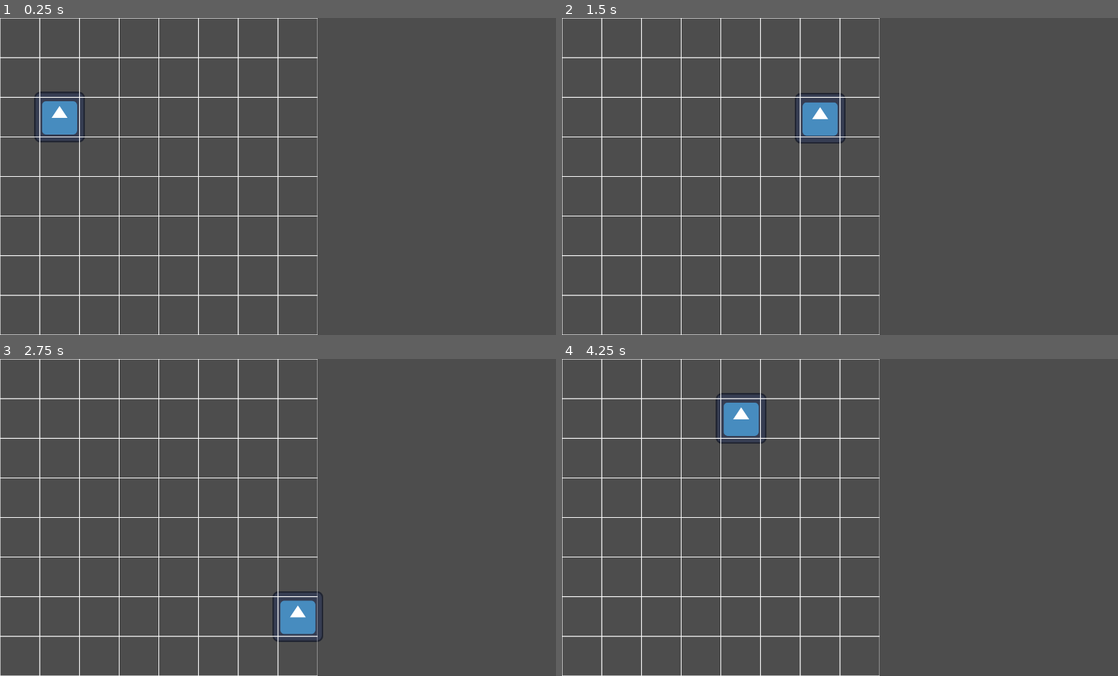
Above: before the commit, frames 1-4 (two rows, left to right).
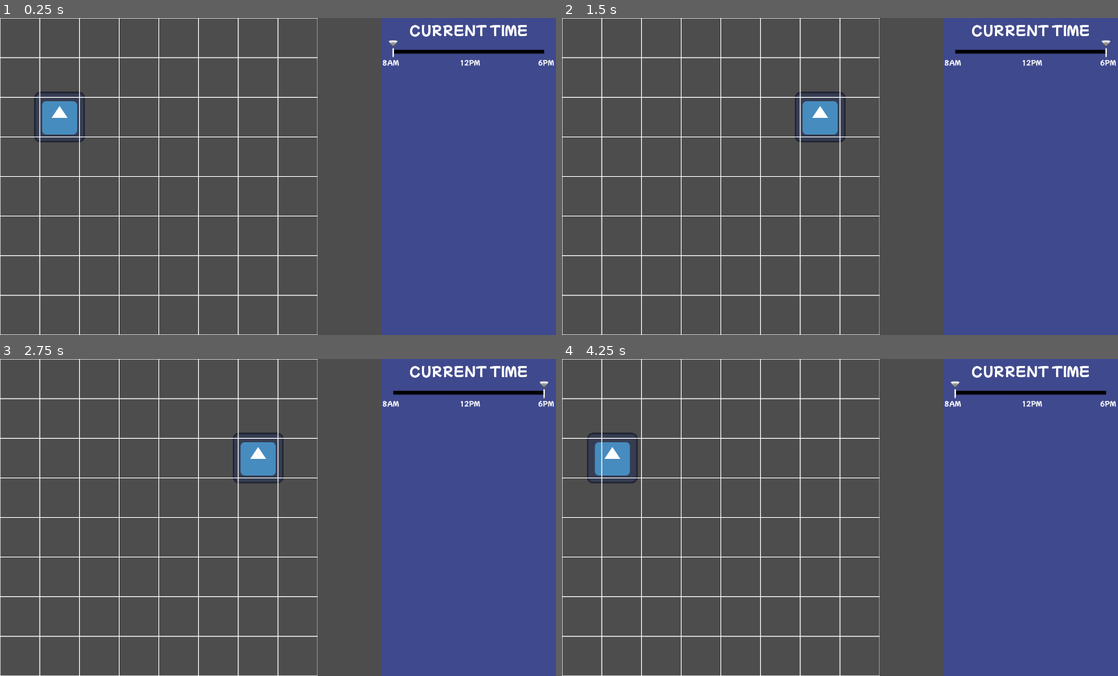
Above: after the commit, the same moments.

Repository: Kuma-Boo/melon-jam-2025
Game: Godot game, scene res://scene/level1.tscn
Same seed, same stepped clock (60 frames per second), same inputs: the game is played once before the commit and once after it. The project has no main scene, so this scene is started directly. The engine's default icon, where the game draws it, is replaced by a stand-in: a white triangle on a blue panel in a dark square.
Inputs:
- Up to frame 1 (0.25 s): no input
- Up to frame 2 (1.5 s): tap Enter at 0.5 s; hold D (move_right) 0.53-1.28 s; hold S (move_down) from 1.28 s (still down)
- Up to frame 3 (2.75 s): release S (move_down) at 2.03 s; hold D (move_right) from 2.03 s (still down)
- Up to frame 4 (4.25 s): tap R (restart, bound only after the commit) at 2.75, 4.15 s; release D (move_right) at 2.78 s; hold W (move_up) 2.78-3.53 s; hold A (move_left) from 3.53 s (still down)

The runs differ from the first frame. In frame 1, 31% of the frame differs, in the area x 68-100%, y 0-100%; in frame 2, 32%; in frame 3, 33%, in the area x 41-100%, y 0-100%; in frame 4, 33%.

Commit message:
Implement Time

Diff:
--- a/project.godot
+++ b/project.godot
@@ -49,3 +49,8 @@
 , Object(InputEventKey,"resource_local_to_scene":false,"resource_name":"","device":-1,"window_id":0,"alt_pressed":false …(186 unchanged characters)…
 ]
 }
+restart={
+"deadzone": 0.2,
+"events": [Object(InputEventKey,"resource_local_to_scene":false,"resource_name":"","device":-1,"window_id":0,"alt_pressed":false,"shift_pressed":false,"ctrl_pressed":false,"meta_pressed":false,"pressed":false,"keycode":0,"physical_keycode":82,"key_label":0,"unicode":114,"location":0,"echo":false,"script":null)
+]
+}
--- a/scene/level1.tscn
+++ b/scene/level1.tscn
@@ -1,36 +1,115 @@
 [gd_scene load_steps=6 format=3 uid="uid://c7btxoq4g1eob"]
 
-[ext_resource type="Texture2D" uid="uid://qxb874nt8vtt" path="res://icon.svg" id="1_446fn"]
-[ext_resource type="Script" uid="uid://jw56ownw0k8p" path="res://scripts/player.gd" id="1_fwul8"]
 [ext_resource type="Texture2D" uid="uid://dbinu25iwao84" path="res://img/grid.png" id="2_fwul8"]
-[ext_resource type="Script" uid="uid://bbnj6lv7iyi4x" path="res://scripts/grid manager.gd" id="4_0a4uc"]
+[ext_resource type="FontFile" uid="uid://dryre1ic4larg" path="res://MochiyPopOne-Regular.ttf" id="3_nk78g"]
+[ext_resource type="Script" uid="uid://bbnj6lv7iyi4x" path="res://scripts/game manager.gd" id="4_0a4uc"]
+[ext_resource type="Texture2D" uid="uid://blj4xa86m6quy" path="res://img/current time.png" id="4_ebr37"]
+[ext_resource type="PackedScene" uid="uid://dsfgv8eyv7r05" path="res://scene/player.tscn" id="5_ebr37"]
 
-[sub_resource type="Curve" id="Curve_fwul8"]
-_limits = [0.0, 1.0, 0.0, 0.4]
-_data = [Vector2(0, 0), 0.0, 0.0, 0, 0, Vector2(0.4, 1), 0.0, 0.0, 0, 0]
-point_count = 2
+[node name="World" type="Node"]
 
-[node name="World" type="Node2D"]
-
-[node name="GridManager" type="Node2D" parent="." node_paths=PackedStringArray("grid_rect")]
+[node name="GameManager" type="Control" parent="." node_paths=PackedStringArray("grid_rect", "time_interface_head")]
 z_index = 100
+layout_mode = 3
+anchors_preset = 15
+anchor_right = 1.0
+anchor_bottom = 1.0
+grow_horizontal = 2
+grow_vertical = 2
 script = ExtResource("4_0a4uc")
 grid_size = Vector2i(8, 8)
-grid_rect = NodePath("TextureRect")
+grid_rect = NodePath("Grid")
+level_start_time = 5
+time_interface_head = NodePath("HUD/Time/Time/HeadPosition/Head")
 
-[node name="TextureRect" type="TextureRect" parent="GridManager"]
+[node name="Grid" type="TextureRect" parent="GameManager"]
+layout_mode = 0
 offset_right = 800.0
 offset_bottom = 800.0
 texture = ExtResource("2_fwul8")
 stretch_mode = 1
 
-[node name="Player" type="Node2D" parent="."]
+[node name="HUD" type="ColorRect" parent="GameManager"]
+layout_mode = 1
+anchors_preset = 11
+anchor_left = 1.0
+anchor_right = 1.0
+anchor_bottom = 1.0
+offset_left = -440.0
+grow_horizontal = 0
+grow_vertical = 2
+color = Color(0.24705882, 0.28627452, 0.5529412, 1)
+
+[node name="Time" type="Control" parent="GameManager/HUD"]
+anchors_preset = 0
+offset_right = 440.0
+offset_bottom = 130.0
+
+[node name="TimeLabel" type="Label" parent="GameManager/HUD/Time"]
+layout_mode = 0
+offset_right = 440.0
+offset_bottom = 60.0
+theme_override_fonts/font = ExtResource("3_nk78g")
+theme_override_font_sizes/font_size = 32
+text = "CURRENT TIME"
+horizontal_alignment = 1
+vertical_alignment = 1
+
+[node name="8AM" type="Label" parent="GameManager/HUD/Time"]
+layout_mode = 0
+offset_top = 100.0
+offset_right = 48.0
+offset_bottom = 124.0
+theme_override_fonts/font = ExtResource("3_nk78g")
+theme_override_font_sizes/font_size = 16
+text = "8AM"
+horizontal_alignment = 1
+vertical_alignment = 1
+
+[node name="6PM" type="Label" parent="GameManager/HUD/Time"]
+layout_mode = 0
+offset_left = 392.0
+offset_top = 100.0
+offset_right = 440.0
+offset_bottom = 124.0
+theme_override_fonts/font = ExtResource("3_nk78g")
+theme_override_font_sizes/font_size = 16
+text = "6PM"
+horizontal_alignment = 1
+vertical_alignment = 1
+
+[node name="12PM" type="Label" parent="GameManager/HUD/Time"]
+layout_mode = 0
+offset_left = 192.0
+offset_top = 100.0
+offset_right = 256.0
+offset_bottom = 124.0
+theme_override_fonts/font = ExtResource("3_nk78g")
+theme_override_font_sizes/font_size = 16
+text = "12PM"
+horizontal_alignment = 1
+vertical_alignment = 1
+
+[node name="Time" type="ColorRect" parent="GameManager/HUD/Time"]
+layout_mode = 0
+offset_left = 30.0
+offset_top = 80.0
+offset_right = 410.0
+offset_bottom = 90.0
+color = Color(0, 0, 0, 1)
+
+[node name="HeadPosition" type="Control" parent="GameManager/HUD/Time/Time"]
+anchors_preset = 0
+offset_right = 380.0
+offset_bottom = 10.0
+
+[node name="Head" type="Sprite2D" parent="GameManager/HUD/Time/Time/HeadPosition"]
+position = Vector2(0, -2)
+scale = Vector2(0.5, 0.5)
+texture = ExtResource("4_ebr37")
+
+[node name="Player" parent="." instance=ExtResource("5_ebr37")]
 position = Vector2(152, 248)
-script = ExtResource("1_fwul8")
-movement_curve = SubResource("Curve_fwul8")
-
-[node name="Icon" type="Sprite2D" parent="Player"]
-texture = ExtResource("1_446fn")
 
 [node name="Camera" type="Camera2D" parent="."]
 anchor_mode = 0
--- /dev/null
+++ b/scene/player.tscn
@@ -0,0 +1,16 @@
+[gd_scene load_steps=4 format=3 uid="uid://dsfgv8eyv7r05"]
+
+[ext_resource type="Script" uid="uid://jw56ownw0k8p" path="res://scripts/player.gd" id="1_hjaqi"]
+[ext_resource type="Texture2D" uid="uid://qxb874nt8vtt" path="res://icon.svg" id="2_fvtld"]
+
+[sub_resource type="Curve" id="Curve_fwul8"]
+_limits = [0.0, 1.0, 0.0, 0.4]
+_data = [Vector2(0, 0), 0.0, 0.0, 0, 0, Vector2(0.4, 1), 0.0, 0.0, 0, 0]
+point_count = 2
+
+[node name="Player" type="Node2D"]
+script = ExtResource("1_hjaqi")
+movement_curve = SubResource("Curve_fwul8")
+
+[node name="Icon" type="Sprite2D" parent="."]
+texture = ExtResource("2_fvtld")
--- /dev/null
+++ b/scripts/game manager.gd
@@ -0,0 +1,40 @@
+@tool
+extends Control
+class_name GameManager
+
+static var instance : GameManager
+
+const TILE_SIZE = 100
+const TILE_OFFSET = Vector2.ONE * TILE_SIZE * 0.5
+
+@export_tool_button("Generate Grid")
+var generate = setup_grid
+@export var grid_size : Vector2i
+@export var grid_rect : TextureRect
+
+func _ready() -> void:
+	if !Engine.is_editor_hint():
+		instance = self
+
+	time_left = level_start_time
+
+func setup_grid() -> void:
+	if grid_rect != null:
+		grid_rect.size = TILE_SIZE * (grid_size as Vector2)
+
+func clamp_position(pos : Vector2) -> Vector2:
+	pos.x = clamp(pos.x, 0, grid_size.x - 1)
+	pos.y = clamp(pos.y, 0, grid_size.y - 1)
+	pos = pos.round()
+	return pos
+
+@export var level_start_time : int
+@export var time_interface_head : Sprite2D
+var time_left : int
+const max_head_position = 380;
+
+func update_time() -> bool:
+	time_left -= 1
+	var target_head_position = lerp(max_head_position, 0, time_left / (level_start_time as float));
+	time_interface_head.position = Vector2(target_head_position, time_interface_head.position.y)
+	return time_left == 0
--- a/scripts/grid manager.gd
+++ /dev/null
@@ -1,32 +0,0 @@
-@tool
-extends Node2D
-class_name GridManager
-
-static var instance : GridManager
-
-const TILE_SIZE = 100
-const TILE_OFFSET = Vector2.ONE * TILE_SIZE * 0.5
-
-@export_tool_button("Generate Grid")
-var generate = setup_grid
-@export var grid_size : Vector2i
-@export var grid_rect : TextureRect
-
-func _ready() -> void:
-	if Engine.is_editor_hint():
-		return
-
-	instance = self
-
-
-func setup_grid() -> void:
-	if grid_rect == null:
-		return
-
-	grid_rect.size = TILE_SIZE * (grid_size as Vector2)
-
-func clamp_position(pos : Vector2) -> Vector2:
-	pos.x = clamp(pos.x, 0, grid_size.x - 1)
-	pos.y = clamp(pos.y, 0, grid_size.y - 1)
-	pos = pos.round()
-	return pos
--- a/scripts/player.gd
+++ b/scripts/player.gd
@@ -8,25 +8,30 @@
 var state : STATE
 enum STATE {
 	IDLE,
-	MOVING
+	MOVING,
+	TIMEOVER
 }
 
 func _ready():
 	current_position = get_starting_position()
 	target_position = current_position
-	position = current_position * GridManager.TILE_SIZE + GridManager.TILE_OFFSET
+	position = current_position * GameManager.TILE_SIZE + GameManager.TILE_OFFSET
 
 func get_starting_position() -> Vector2:
-	var pos : Vector2 = (position - GridManager.TILE_OFFSET)
-	pos /= GridManager.TILE_SIZE as float
+	var pos : Vector2 = (position - GameManager.TILE_OFFSET)
+	pos /= GameManager.TILE_SIZE as float
 	pos = round(pos)
 	return pos
 
 func _process(delta: float) -> void:
 	if state == STATE.IDLE:
 		check_movement_inputs()
-	else:
+	elif state == STATE.MOVING:
 		process_movement(delta)
+
+	if Input.is_action_just_pressed("restart"):
+		get_tree().reload_current_scene()
+		return
 
 func check_movement_inputs() -> void:
 	var horizontal_input : float = Input.get_axis("move_left", "move_right");
@@ -39,21 +44,24 @@
 	else:
 		target_position += Vector2.DOWN * sign(vertical_input)
 
-	target_position = GridManager.instance.clamp_position(target_position)
+	target_position = GameManager.instance.clamp_position(target_position)
 	if current_position.is_equal_approx(target_position): # Invalid movement
 		return
 
+	movement_timer = 0;
 	state = STATE.MOVING
-	movement_timer = 0;
 
 func process_movement(delta : float) -> void:
 	movement_timer += delta
 	var position_interpolation_value : float = movement_timer / movement_curve.max_domain
 	position_interpolation_value = movement_curve.sample(position_interpolation_value)
-	var lerped_position = lerp(current_position, target_position, position_interpolation_value) * GridManager.TILE_SIZE
-	lerped_position += GridManager.TILE_OFFSET
+	var lerped_position = lerp(current_position, target_position, position_interpolation_value) * GameManager.TILE_SIZE
+	lerped_position += GameManager.TILE_OFFSET
 	position = lerped_position
 
 	if is_equal_approx(position_interpolation_value, 1.0):
 		current_position = target_position
-		state = STATE.IDLE
+		if GameManager.instance.update_time():
+			state = STATE.TIMEOVER
+		else:
+			state = STATE.IDLE
Binary file added: MochiyPopOne-Regular.ttf
Not shown, added: MochiyPopOne-Regular.ttf.import
Binary file added: img/current time.png
Not shown, added: img/current time.png.import
Binary file added: img/time tick.png
Not shown, added: img/time tick.png.import
Renamed: scripts/grid manager.gd.uid -> scripts/game manager.gd.uid
